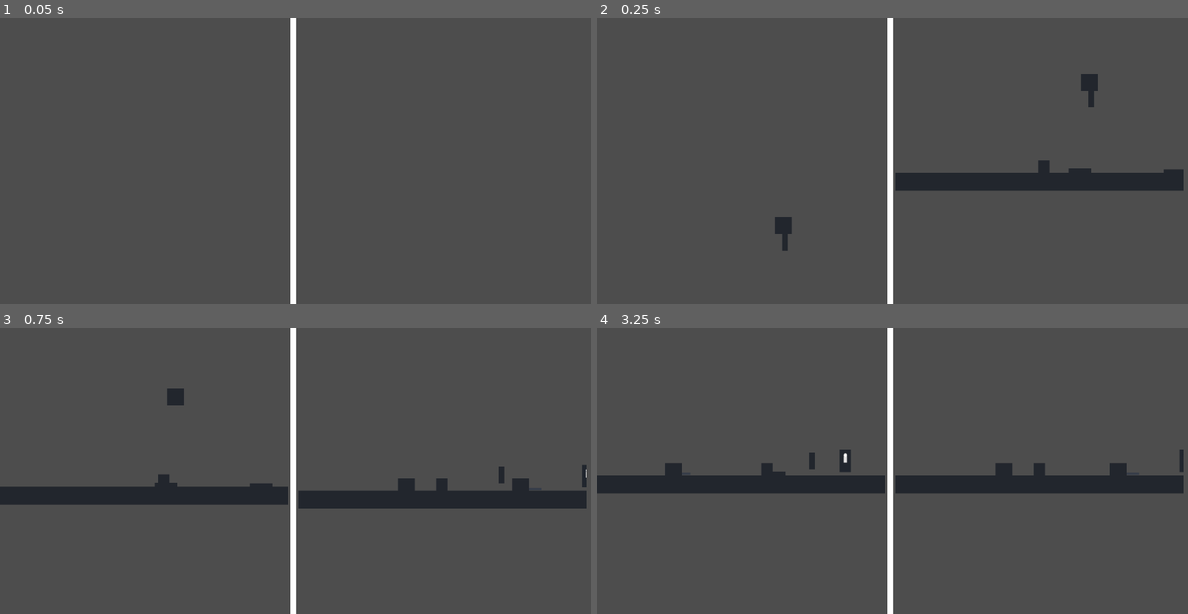
Above: before the commit, frames 1-4 (two rows, left to right).
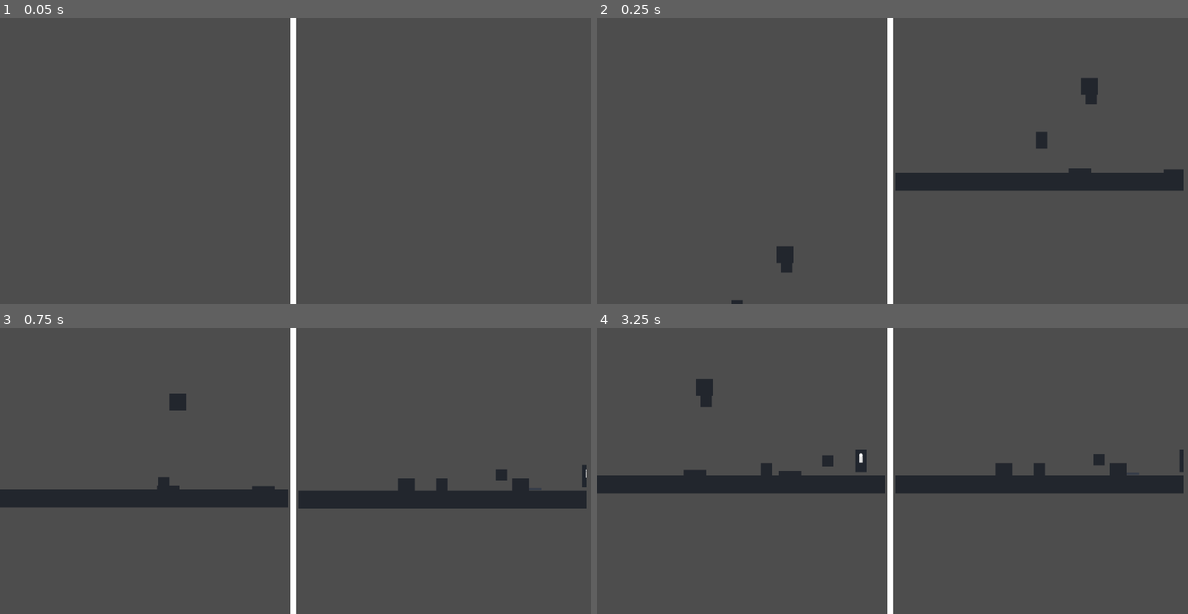
Above: after the commit, the same moments.

Repository: lindenzheng/orthogonal
Game: Godot game, scene res://scenes/game.tscn
The game is run twice, just before and just after one commit, with the same random seed, the same clock (stepped at 60 frames per second) and the same inputs.
Inputs:
- Up to frame 1 (0.05 s): no input
- Up to frame 2 (0.25 s): no input
- Up to frame 3 (0.75 s): hold D (p1_move_right) from 0.53 s (still down); tap W (p1_interact) at 0.6 s
- Up to frame 4 (3.25 s): tap Up (p2_interact) at 1.35, 2.85 s; release D (p1_move_right) at 2.03 s; hold A (p1_move_left) 2.03-2.78 s; tap W (p1_interact) at 2.1 s; hold D (p1_move_right) from 2.78 s (still down)

Frame 1 is identical in both runs. In frame 2, 0.7% of the frame differs, in the area x 22-85%, y 19-100%; in frame 3, 1.1%, in the area x 0-86%, y 21-63%; in frame 4, 1.0%.

Commit message:
Add moving_platform.tscn, change level

Diff:
--- a/scenes/disappear_block.tscn
+++ b/scenes/disappear_block.tscn
@@ -9,9 +9,8 @@
 script = ExtResource("1_lfmvv")
 
 [node name="CollisionShape2D" type="CollisionShape2D" parent="."]
-scale = Vector2(0.5, 1.5)
 shape = SubResource("RectangleShape2D_b121j")
 
 [node name="Sprite2D" type="Sprite2D" parent="."]
-scale = Vector2(5, 15)
+scale = Vector2(10, 10)
 texture = ExtResource("2_wc3yi")
--- a/scenes/level.tscn
+++ b/scenes/level.tscn
@@ -7,11 +7,12 @@
 [ext_resource type="PackedScene" uid="uid://bojskohbtf8ng" path="res://scenes/lever.tscn" id="5_ppgk2"]
 [ext_resource type="PackedScene" uid="uid://d1pwbfp03a1fn" path="res://scenes/box.tscn" id="6_2r41h"]
 [ext_resource type="PackedScene" uid="uid://dx7xhd7awh7ax" path="res://scenes/disappear_block.tscn" id="7_klq6b"]
+[ext_resource type="PackedScene" uid="uid://dp2p3bey3tnwp" path="res://scenes/moving_platform.tscn" id="8_b121j"]
 
 [node name="Level" type="Node2D"]
 
 [node name="Player1" parent="." instance=ExtResource("1_mx8sn")]
-position = Vector2(-21, 960)
+position = Vector2(-25, 897)
 
 [node name="Player2" parent="." instance=ExtResource("1_mx8sn")]
 position = Vector2(-40, 1310)
@@ -23,6 +24,12 @@
 position = Vector2(0, 1000)
 
 [node name="Objects" type="Node" parent="Player1_Level"]
+
+[node name="Moving_Platform1" parent="Player1_Level/Objects" instance=ExtResource("8_b121j")]
+position = Vector2(501, 1006)
+
+[node name="Moving_Platform2" parent="Player1_Level/Objects" instance=ExtResource("8_b121j")]
+position = Vector2(-406, 1004)
 
 [node name="Button1" parent="Player1_Level/Objects" instance=ExtResource("4_mx8sn")]
 position = Vector2(43, 981)
@@ -51,6 +58,12 @@
 position = Vector2(0, 1353)
 
 [node name="Objects" type="Node" parent="Player2_Level"]
+
+[node name="Moving_Platform3" parent="Player2_Level/Objects" instance=ExtResource("8_b121j")]
+position = Vector2(-402, 1361)
+
+[node name="Moving_Platform4" parent="Player2_Level/Objects" instance=ExtResource("8_b121j")]
+position = Vector2(598, 1357)
 
 [node name="Button3" parent="Player2_Level/Objects" instance=ExtResource("4_mx8sn")]
 position = Vector2(117, 1334)
--- /dev/null
+++ b/scenes/moving_platform.tscn
@@ -0,0 +1,50 @@
+[gd_scene load_steps=6 format=3 uid="uid://dp2p3bey3tnwp"]
+
+[ext_resource type="Texture2D" uid="uid://cwvvg8foqd5g2" path="res://assets/sprites/pixel.png" id="1_ms375"]
+
+[sub_resource type="RectangleShape2D" id="RectangleShape2D_1tdcd"]
+
+[sub_resource type="Animation" id="Animation_ms375"]
+resource_name = "move"
+length = 5.0
+loop_mode = 1
+tracks/0/type = "value"
+tracks/0/imported = false
+tracks/0/enabled = true
+tracks/0/path = NodePath(".:position")
+tracks/0/interp = 2
+tracks/0/loop_wrap = true
+tracks/0/keys = {
+"times": PackedFloat32Array(0, 2.5, 5),
+"transitions": PackedFloat32Array(1, 1, 1),
+"update": 0,
+"values": [Vector2(0, 0), Vector2(0, -100), Vector2(0, 0)]
+}
+
+[sub_resource type="Animation" id="Animation_1tdcd"]
+length = 0.001
+
+[sub_resource type="AnimationLibrary" id="AnimationLibrary_mb26n"]
+_data = {
+&"RESET": SubResource("Animation_1tdcd"),
+&"move": SubResource("Animation_ms375")
+}
+
+[node name="Node2D" type="Node2D"]
+
+[node name="Moving_Platform" type="AnimatableBody2D" parent="."]
+position = Vector2(0, -1.3598143)
+
+[node name="CollisionShape2D" type="CollisionShape2D" parent="Moving_Platform"]
+scale = Vector2(2, 0.5)
+shape = SubResource("RectangleShape2D_1tdcd")
+
+[node name="Sprite2D" type="Sprite2D" parent="Moving_Platform"]
+scale = Vector2(20, 5)
+texture = ExtResource("1_ms375")
+
+[node name="AnimationPlayer" type="AnimationPlayer" parent="Moving_Platform"]
+libraries = {
+&"": SubResource("AnimationLibrary_mb26n")
+}
+autoplay = "move"
Not shown: 1 places in scenes/level.tscn that only renumber resources
